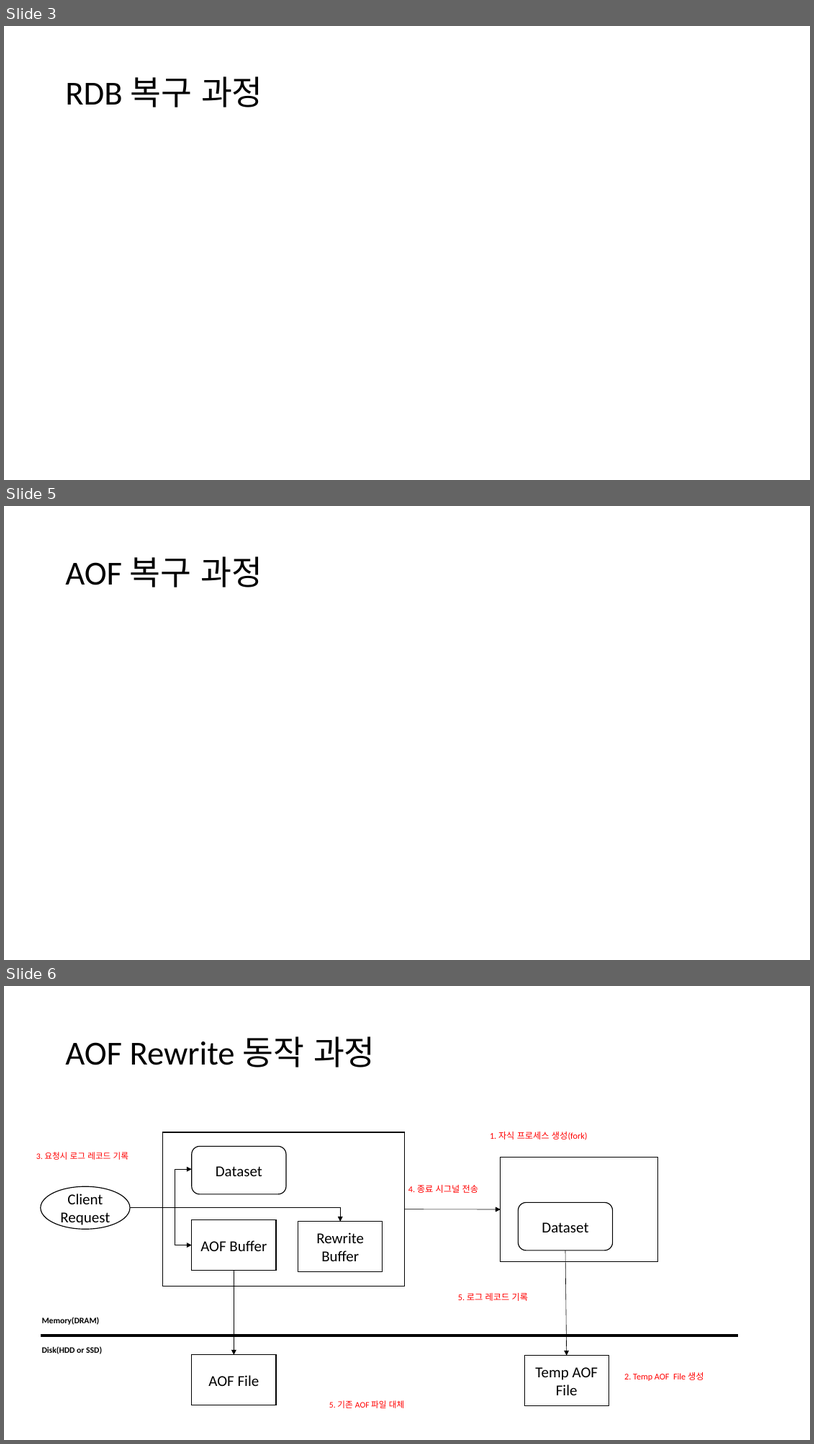
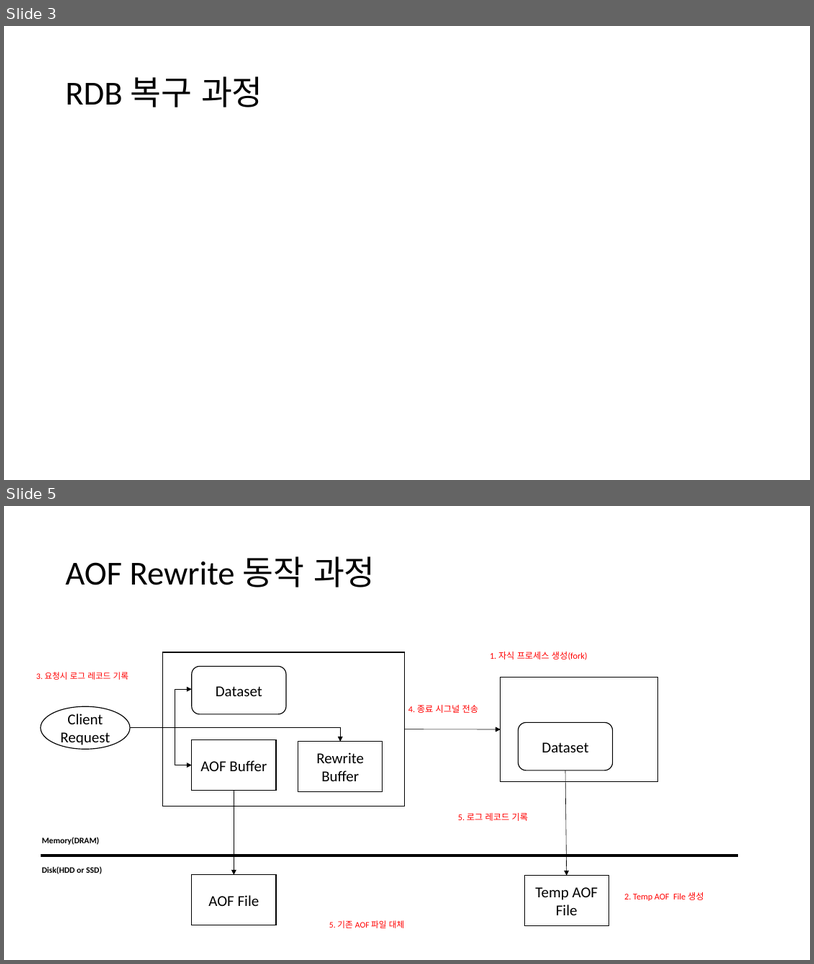
Before and after one commit to jsw166098/Redis, a slide deck: redis_01.pptx. Shown one above the other, each under a label of ours: slides 3, 5 and 6 before the commit, slides 3 and 5 after it; the slides between them are not shown. The pictures are 814x1444 and 814x964 pixels, drawn with LibreOffice and Linux fonts; fonts in the diff are those of the drawing. Boxes give left, top, right and bottom in pixels: in the first picture for what was removed or moved away, otherwise in the second. Text is boxed around its words. In the diff, an @@ line names an element or a change of style, - is before the commit and + after.

```diff
--- a/redis_01.pptx
+++ b/redis_01.pptx
@@ slide 5 removed at (4,506,810,960), background #FFFFFF @@
@@ title removed at (65,556,262,587) @@
-AOF 복구 과정
@@ what was slide 6 is now slide 5 @@
```
Also in this commit, not shown: 5 slides changed, 1 slide added, 3 other files.
